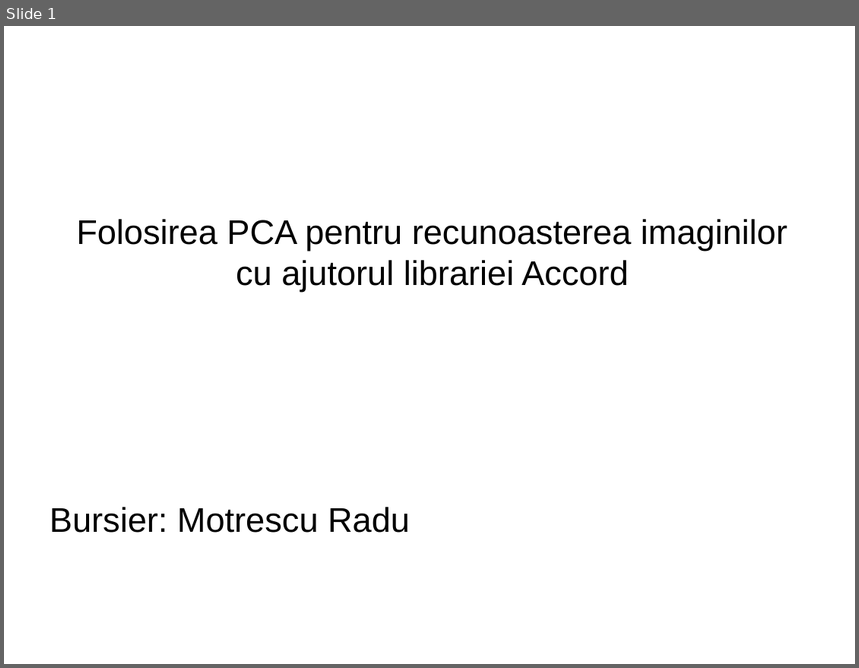
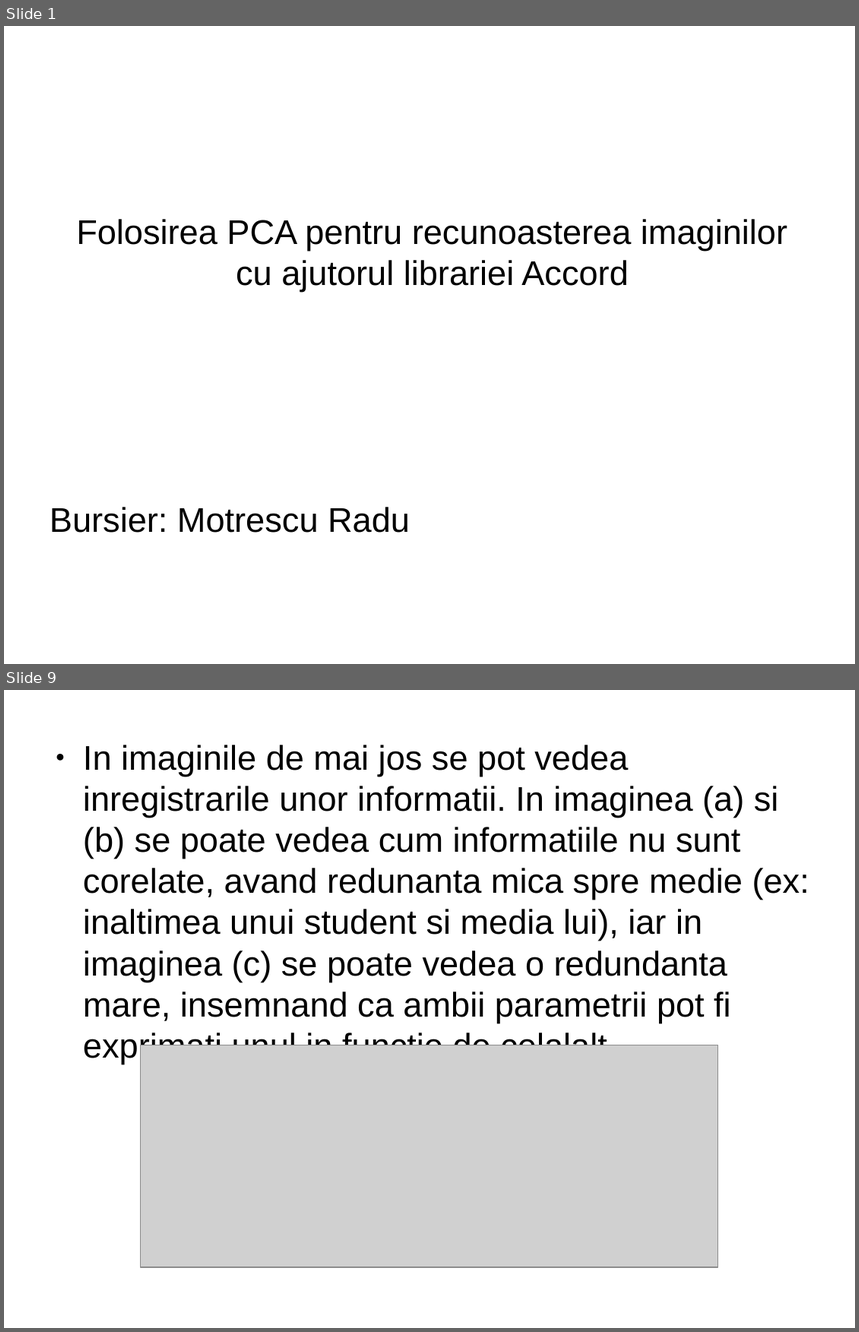
Before and after one commit to radumotrescu/SiemensDiscoverIT, a slide deck: PCA Presentation.odp. Shown one above the other, each under a label of ours: slide 1 before the commit, slides 1 and 9 after it; the slides between them are not shown. The pictures are 859x668 and 859x1332 pixels, drawn with LibreOffice and Linux fonts; fonts in the diff are those of the drawing; grey boxes stand for pictures. Boxes give left, top, right and bottom in pixels: in the first picture for what was removed or moved away, otherwise in the second. Text is boxed around its words. In the diff, an @@ line names an element or a change of style, - is before the commit and + after.

```diff
--- a/PCA Presentation.odp
+++ b/PCA Presentation.odp
@@ slide 9 added at (x1=4, y1=690, x2=855, y2=1328), background #FFFFFF @@
@@ text added at (x1=83, y1=745, x2=810, y2=1065), 32 pt, text #000000 @@
+● In imaginile de mai jos se pot vedea inregistrarile unor informatii. In imaginea (a) si (b) se poate vedea cum informatiile nu sunt corelate, avand redunanta mica spre medie (ex: inaltimea unui student si media lui), iar in imaginea (c) se poate vedea o redundanta mare, insemnand ca ambii parametrii pot fi exprimati unul in functie de celalalt.
@@ picture added at (x1=141, y1=1046, x2=718, y2=1268) @@
```
Also in this commit, not shown: 19 other slides added, 1 slide removed, 4 other files.
